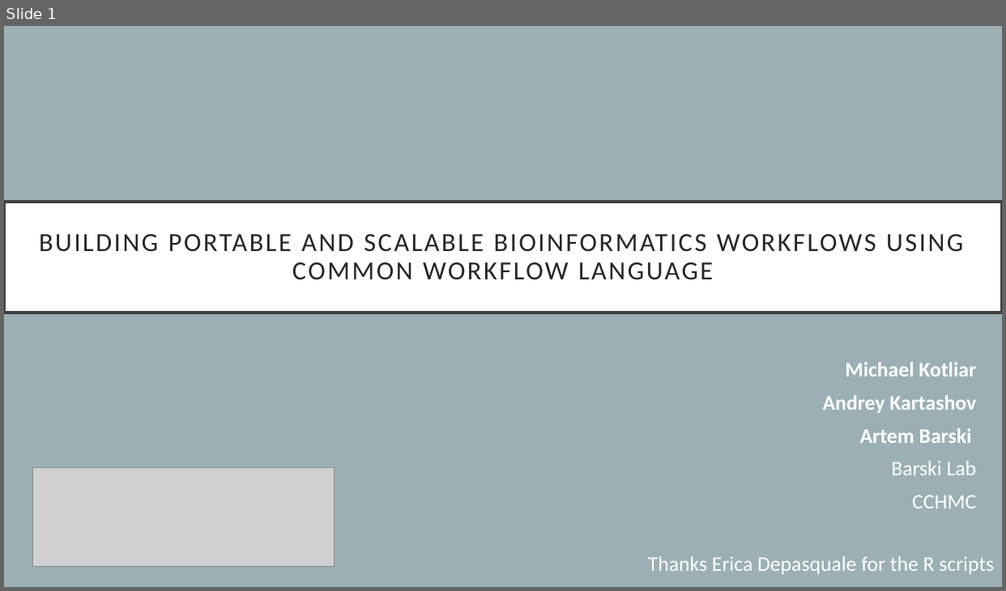
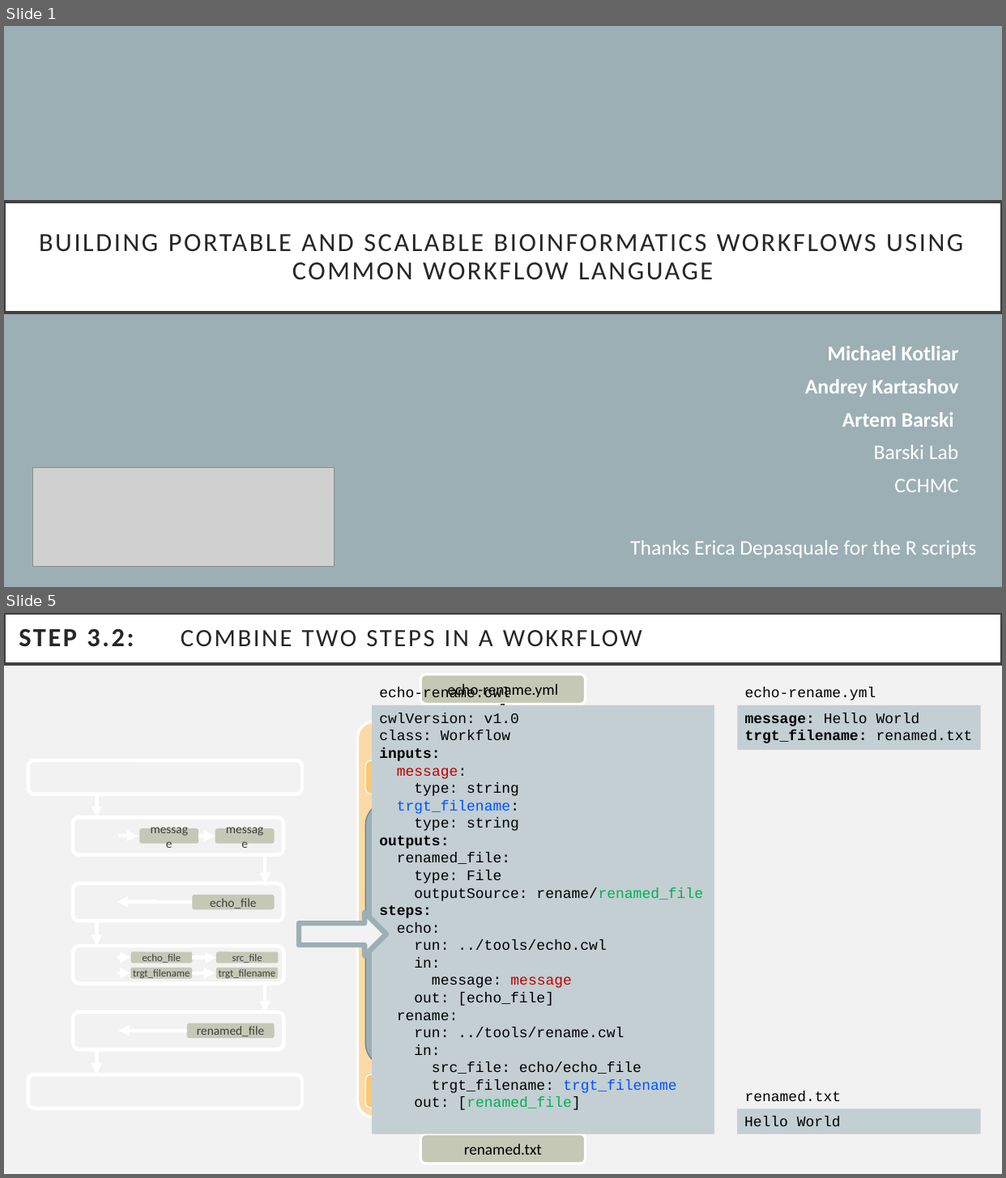
Before and after one commit to michael-kotliar/cwl_training, a slide deck: slides/cwl_workshop.pptx. Shown one above the other, each under a label of ours: slide 1 before the commit, slides 1 and 5 after it; the slides between them are not shown. The pictures are 1006x591 and 1006x1178 pixels, drawn with LibreOffice and Linux fonts; fonts in the diff are those of the drawing; grey boxes stand for pictures. Boxes give left, top, right and bottom in pixels: in the first picture for what was removed or moved away, otherwise in the second. Text is boxed around its words. In the diff, an @@ line names an element or a change of style, - is before the commit and + after.

```diff
--- a/slides/cwl_workshop.pptx
+++ b/slides/cwl_workshop.pptx
@@ slide 5 added at (x1=4, y1=613, x2=1002, y2=1174), background #F2F2F2 @@
@@ title added at (x1=4, y1=613, x2=1002, y2=664), fill #FFFFFF, outline #404040 2.5 pt, 25.2 pt, text #262626, bold @@
+STEP 3.2:
@@ text added at (x1=181, y1=630, x2=642, y2=647), 24 pt, text #262626 @@
+COMBINE TWO STEPS IN A WOKRFLOW
@@ rectangle added at (x1=373, y1=705, x2=715, y2=1134), fill #C3CFD3, 14 pt, text #000000 @@
+cwlVersion: v1.0
+class: Workflow
+inputs:
+message:
+type: string
+trgt_filename:
+type: string
+outputs:
+renamed_file:
+type: File
+outputSource: rename/renamed_file
+steps:
+echo:
+run: ../tools/echo.cwl
+in:
+message: message
+out: [echo_file]
+rename:
+run: ../tools/rename.cwl
+in:
+src_file: echo/echo_file
+trgt_filename: trgt_filename
+out: [renamed_file]
@@ text added at (x1=379, y1=687, x2=510, y2=701), 14 pt, text #000000 @@
+echo-rename.cwl
@@ rectangle added at (x1=738, y1=705, x2=981, y2=750), fill #C3CFD3, 14 pt, text #000000, bold @@
+message: Hello World
+trgt_filename: renamed.txt
@@ text added at (x1=745, y1=687, x2=876, y2=700), 14 pt, text #000000 @@
+echo-rename.yml
@@ right arrow added at (x1=299, y1=913, x2=386, y2=956), fill #F2F2F2, outline #9BAFB5 5 pt @@
@@ group added at (x1=28, y1=760, x2=302, y2=1109): 14 rounded rectangles, 10 arrows, 3 elbow arrows @@
+echo_file
+message
+message
+echo_file
+src_file
+trgt_filename
+trgt_filename
+renamed_file
@@ text added at (x1=745, y1=1091, x2=842, y2=1102), 14 pt, text #000000 @@
+renamed.txt
@@ group added at (x1=357, y1=675, x2=648, y2=1164): 6 rounded rectangles, 2 elbow arrows @@
+echo-rename.cwl
+STEPS
+outputs
+inputs
+echo-rename.yml
+renamed.txt
@@ rectangle added at (x1=737, y1=1110, x2=980, y2=1135), fill #C3CFD3, 14 pt, text #000000 @@
+Hello World
@@ slide 1 changed as well @@
@@ subtitle "Michael Kotliar" moved from (x1=823, y1=362, x2=977, y2=509) to (x1=805, y1=346, x2=959, y2=493) @@
@@ text "Thanks Erica Depasquale for the ..." moved from (x1=648, y1=557, x2=994, y2=574) to (x1=630, y1=540, x2=977, y2=558) @@
```
Also in this commit, not shown: 10 other slides changed.
